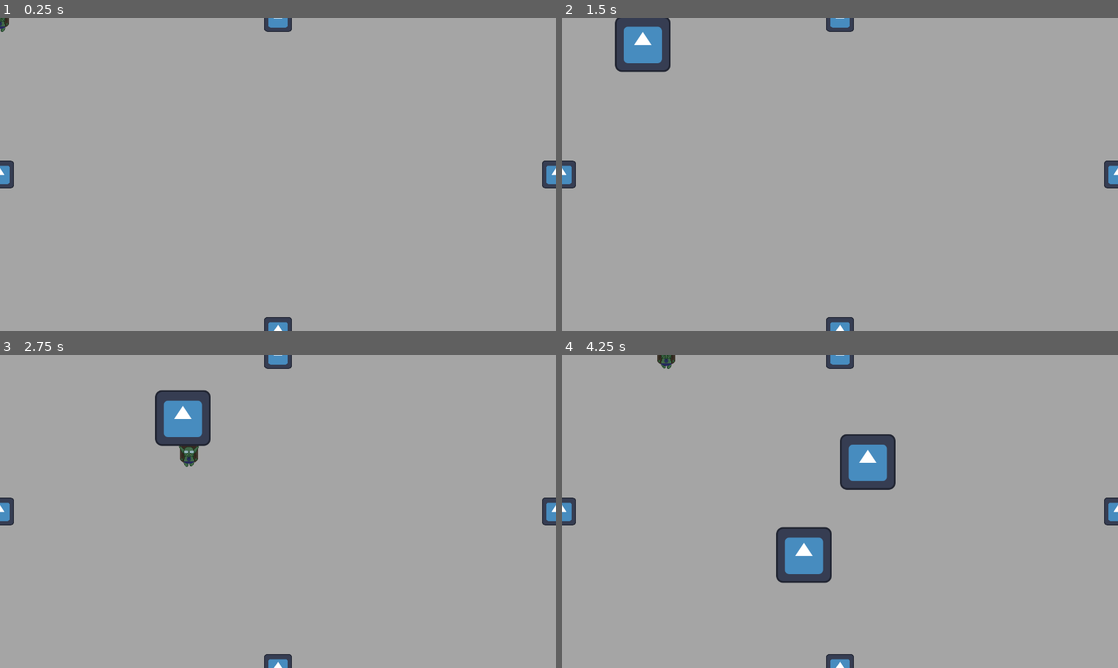
Above: before the commit, frames 1-4 (two rows, left to right).
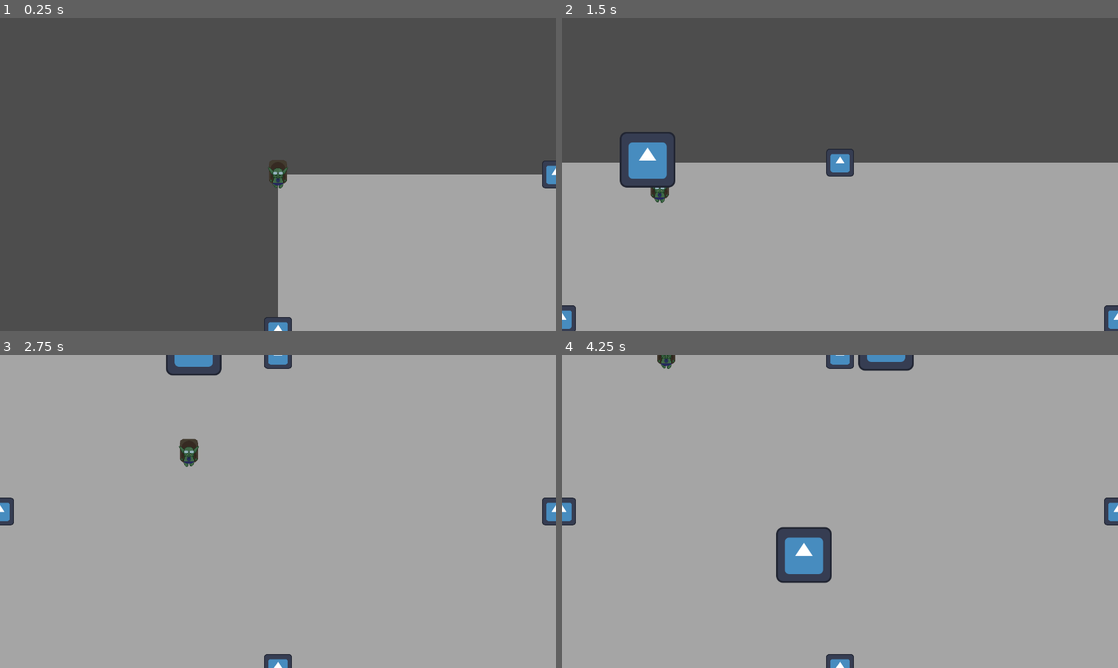
Above: after the commit, the same moments.

Repository: Lin1ux/LD58
Game: Godot game, scene res://Scene/main.tscn
Same seed, same stepped clock (60 frames per second), same inputs: the game is played once before the commit and once after it. The engine's default icon, where the game draws it, is replaced by a stand-in: a white triangle on a blue panel in a dark square.
Inputs (mouse positions are in pixels of both pictures, inside the frame that each line leads up to):
- Up to frame 1 (0.25 s): no input
- Up to frame 2 (1.5 s): tap Enter at 0.5 s; move the mouse to (962, 158) at 0.52 s; hold Right (ui_right) 0.53-1.28 s; click (962, 158) at 0.6 s; move the mouse to (728, 190) at 1.27 s; hold Down (ui_down) from 1.28 s (still down); right-click (728, 190) at 1.35 s
- Up to frame 3 (2.75 s): move the mouse to (333, 442) at 2.02 s; release Down (ui_down) at 2.03 s; hold Right (ui_right) from 2.03 s (still down); tap E (tetiary_action) at 2.1 s
- Up to frame 4 (4.25 s): move the mouse to (812, 574) at 2.77 s; release Right (ui_right) at 2.78 s; hold Up (ui_up) 2.78-3.53 s; click (812, 574) at 2.85 s; move the mouse to (1006, 558) at 3.52 s; hold Left (ui_left) from 3.53 s (still down); right-click (1006, 558) at 3.6 s

The runs differ from the first frame. In frame 1, 75% of the frame differs, in the area x 0-100%, y 0-100%; in frame 2, 48%; in frame 3, 2.4%; in frame 4, 2.3%.

Commit message:
Camera limit tween (weird)

Diff:
--- a/chunk_manager/level_chunk.gd
+++ b/chunk_manager/level_chunk.gd
@@ -97,7 +97,9 @@
 func _on_area_entered(area: Area2D) -> void:
 	if area is CameraArea:
 		var camera: Camera2D = area.get_parent()
-		camera.limit_left = $CollisionShape2D.global_position.x - $CollisionShape2D.shape.size.x / 2
-		camera.limit_right = $CollisionShape2D.global_position.x + $CollisionShape2D.shape.size.x / 2
-		camera.limit_top = $CollisionShape2D.global_position.y - $CollisionShape2D.shape.size.y / 2
-		camera.limit_bottom = $CollisionShape2D.global_position.y + $CollisionShape2D.shape.size.y / 2
+
+		var tween = get_tree().create_tween()
+		tween.tween_property(camera, "limit_left", $CollisionShape2D.global_position.x - $CollisionShape2D.shape.size.x / 2, 0.5)
+		tween.tween_property(camera, "limit_right", $CollisionShape2D.global_position.x + $CollisionShape2D.shape.size.x / 2, 0.5)
+		tween.tween_property(camera, "limit_top", $CollisionShape2D.global_position.y - $CollisionShape2D.shape.size.y / 2, 0.5)
+		tween.tween_property(camera, "limit_bottom", $CollisionShape2D.global_position.y + $CollisionShape2D.shape.size.y / 2, 0.5)
